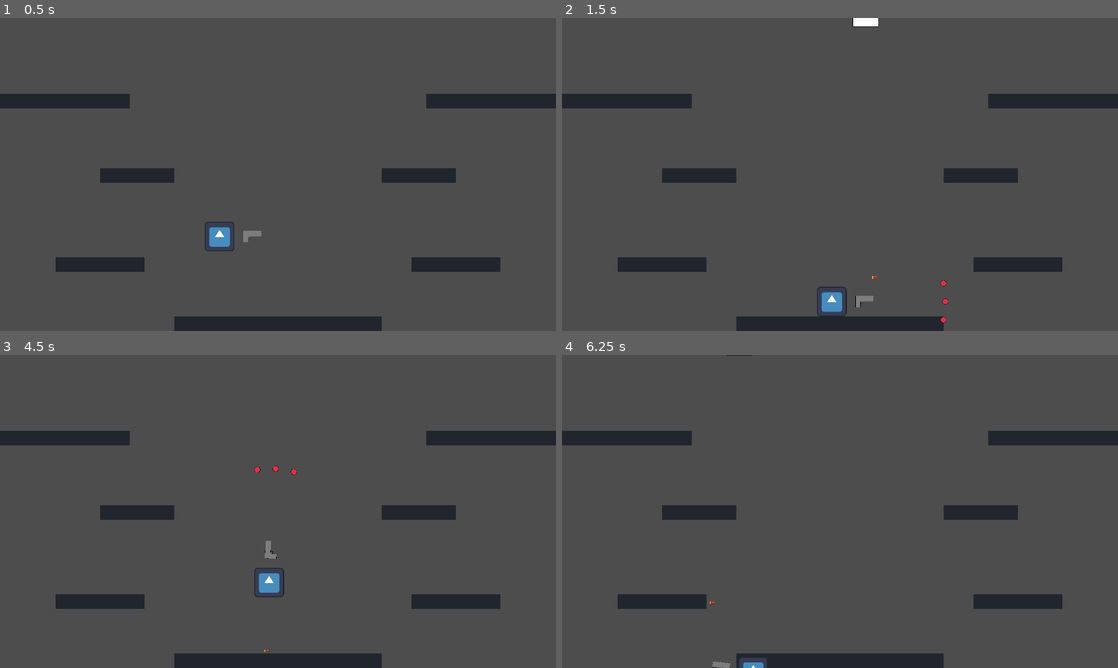
Above: before the commit, frames 1-4 (two rows, left to right).
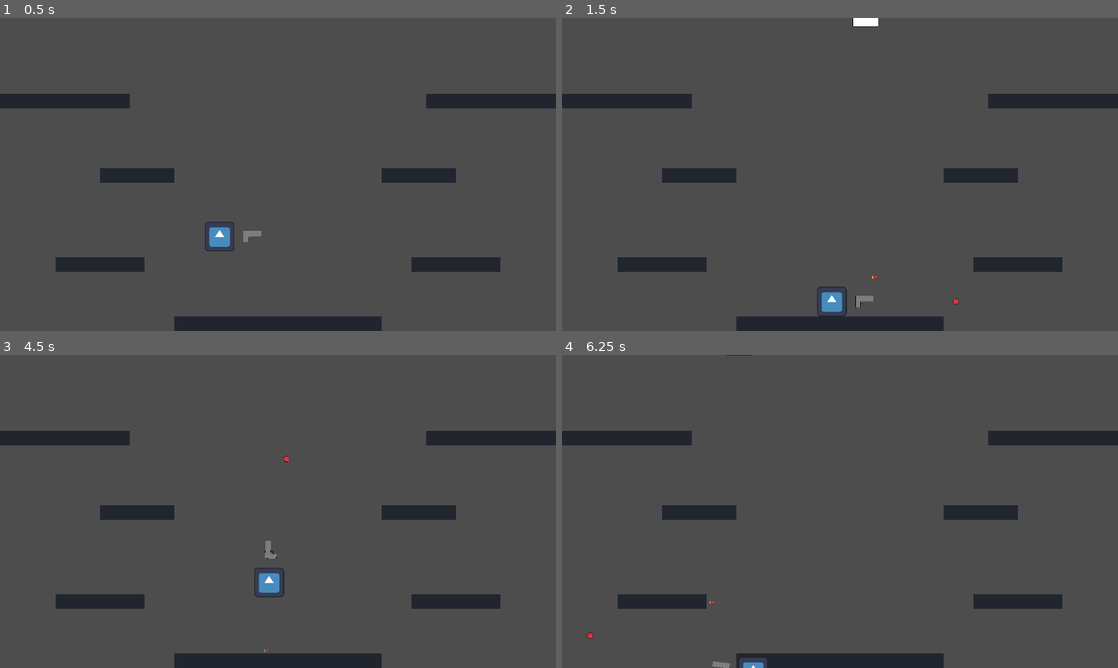
Above: after the commit, the same moments.

Repository: RajwolChapagain/Recoil-Robot
Game: Godot game, scene res://main.tscn
Same seed, same stepped clock (60 frames per second), same inputs: the game is played once before the commit and once after it. The engine's default icon, where the game draws it, is replaced by a stand-in: a white triangle on a blue panel in a dark square.
Inputs:
- Up to frame 1 (0.5 s): no input
- Up to frame 2 (1.5 s): hold D (move_right) 0.53-1.28 s; hold Up (fire_bullet) 0.53-1.28 s; tap W (jump) at 0.77 s; hold A (move_left) from 1.28 s (still down); tap Up (fire_bullet) at 1.35 s
- Up to frame 3 (4.5 s): tap W (jump) at 1.52, 3.02, 3.77 s; release A (move_left) at 2.03 s; hold Right (rotate_gun_clockwise) 2.03-2.78 s; hold D (move_right) 2.03-3.53 s; tap Up (fire_bullet) at 2.3, 3.05, 4.35 s; tap Left (rotate_gun_counter_clockwise) at 2.85 s; hold Up (fire_bullet) 3.53-4.28 s; hold A (move_left) from 3.53 s (still down)
- Up to frame 4 (6.25 s): tap W (jump) at 4.52, 6.02 s; hold Right (rotate_gun_clockwise) 5.03-5.78 s; tap Up (fire_bullet) at 5.3, 6.05 s; release A (move_left) at 5.78 s; hold D (move_right) from 5.78 s (still down); tap Left (rotate_gun_counter_clockwise) at 5.85 s

Frame 1 is identical in both runs. In frame 2, less than 0.1% of the frame differs, in the area x 68-72%, y 83-98%; in frame 3, less than 0.1%; in frame 4, less than 0.1%.

Commit message:
make gun single shot and extend bullet max distance

Diff:
--- a/gun/bullet.gd
+++ b/gun/bullet.gd
@@ -2,11 +2,11 @@
 
 var direction = Vector2.ZERO
 const BULLET_SPEED = 50
-var max_bullet_distance = 500
+var max_bullet_distance = 4000
 var initial_position
 var min_bullet_impact_force = 1200
 var max_bullet_impact_force = 2000
-var damage = 15
+var damage = 40
 
 func _ready():
 	initial_position = position
--- a/gun/gun.gd
+++ b/gun/gun.gd
@@ -5,8 +5,8 @@
 var gun_scaling_factor = scale.x
 var gun_sprite_offset_x
 var recoil_force = 500
-var bullets_per_shot = 3
-var max_bullet_spread_angle = 40
+var bullets_per_shot = 1
+var max_bullet_spread_angle = 0
 var angle_between_bullets
 var fire_rate = 2
 var is_reloading = false
@@ -19,29 +19,16 @@
 func fire_bullet():
 	if not is_reloading:
 		is_reloading = true
-		#print("Reloading...")
 		$ReloadTimer.start()
-		for i in range(bullets_per_shot):
-			var bullet = BULLET_SCENE.instantiate()
-			call_deferred("add_sibling_and_set_direction", bullet, i)
+		var bullet = BULLET_SCENE.instantiate()
+		call_deferred("add_sibling_and_set_direction", bullet)
 
 		give_parent_recoil()
 
-func add_sibling_and_set_direction(bullet, bullet_index):
-	add_sibling(bullet)
-
+func add_sibling_and_set_direction(bullet):
+	get_tree().get_root().add_child(bullet)
 	bullet.direction = position.normalized()
-
-	if bullet_index == 0:
-		pass
-	elif bullet_index == 1:
-		bullet.direction = bullet.direction.rotated(deg_to_rad(angle_between_bullets))
-	elif bullet_index == 2:
-		bullet.direction = bullet.direction.rotated(deg_to_rad(-angle_between_bullets))
-
-
-	bullet.position = position
-
+	bullet.position = global_position
 
 func give_parent_recoil():
 	get_parent().apply_impulse(-position.normalized() * recoil_force)
